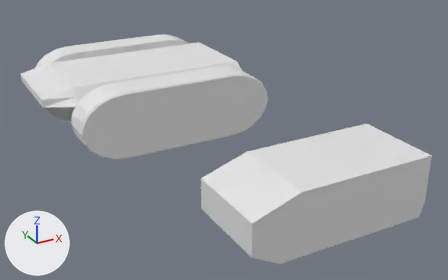
The Blender file Resources/Blender/tank.blend as it was, and as the next commit left it.
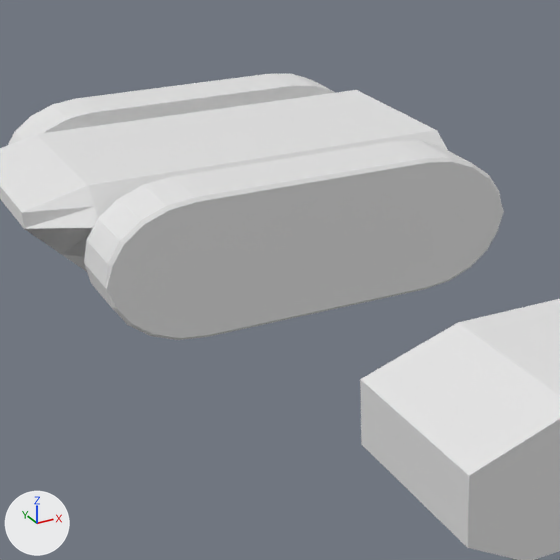
Old and new are each drawn whole from a camera (50 mm lens) standing at (-15.59, -40.15, 14.66) and looking at (0.91, -10.15, -0.34) and again close up on the part from 7% to 66% of the width and 0% to 94% of the height. Every picture has the same lights, and +X, +Y and +Z are marked at lower left.

Names of what the first close-up shows: 'body_mk1', 'body_mk2', 'tires_mk1'.
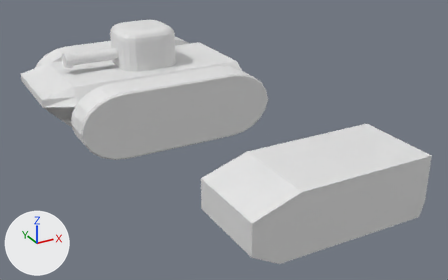
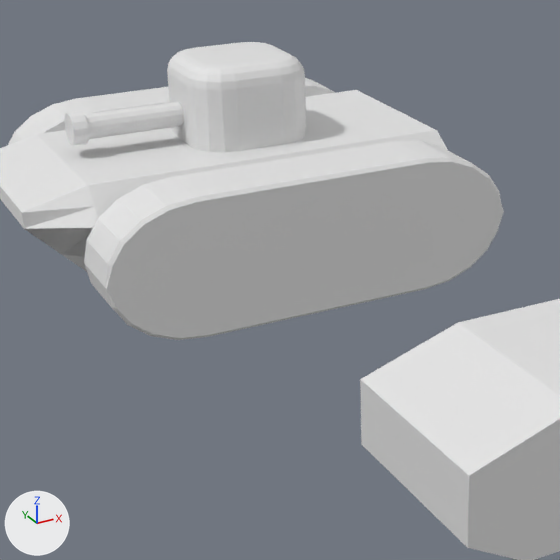
The edits, one by one:
Mesh me_cylinder_001 is new.
It has 105 vertices, 92 faces and spans x -5.63..-2.01, y -0.53..0.54, z 2.35..3.43.
Mesh me_cube_008 is new.
It has 44 vertices, 34 faces and spans x -2.0..0.0, y 0.0..2.0, z 2.0..4.64.
Object 'head_gun' (ob_head_gun) is new; it shows me_cylinder_001.
Its location is (0.0, 0.0, 0.0).
Object 'head_base' (ob_head_base) is new; it shows me_cube_008.
Its location is (0.0, 0.0, 0.0).
It gains a MIRROR modifier named 'Mirror'.
Modifier setting: use_axis = (True, True, False).

Location of each change, (x1, y1, x2, y2) in pixels of the close-ups (560 x 560 px):
'head_base', added: after (167, 42, 307, 152)
'head_gun', added: after (65, 102, 184, 145)
